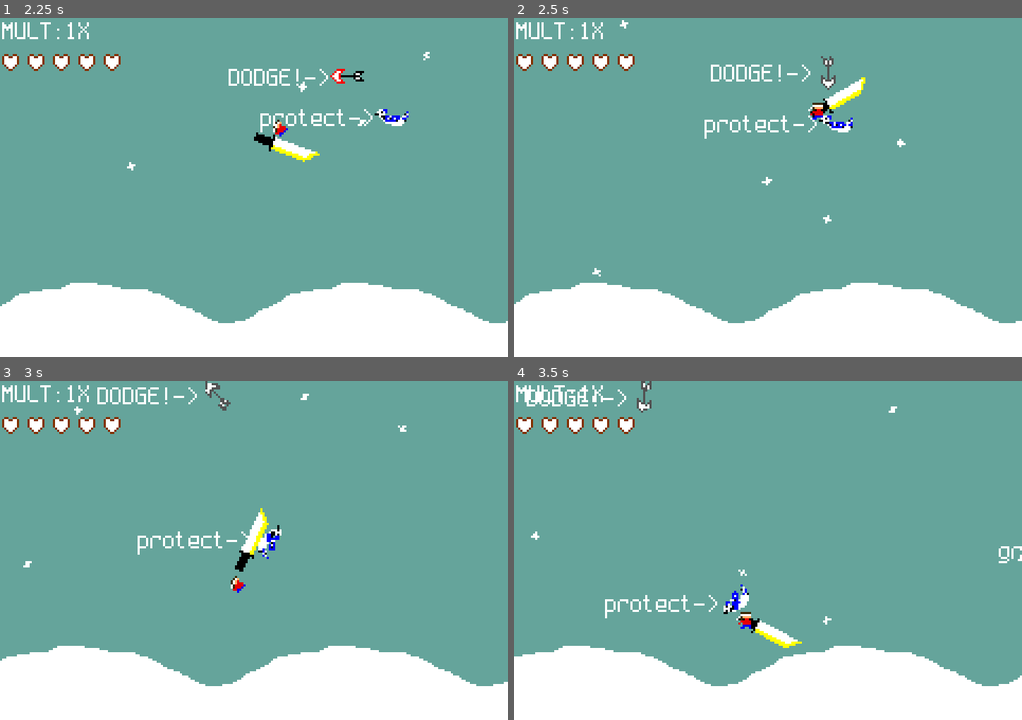
Above: before the commit, frames 1-4 (two rows, left to right).
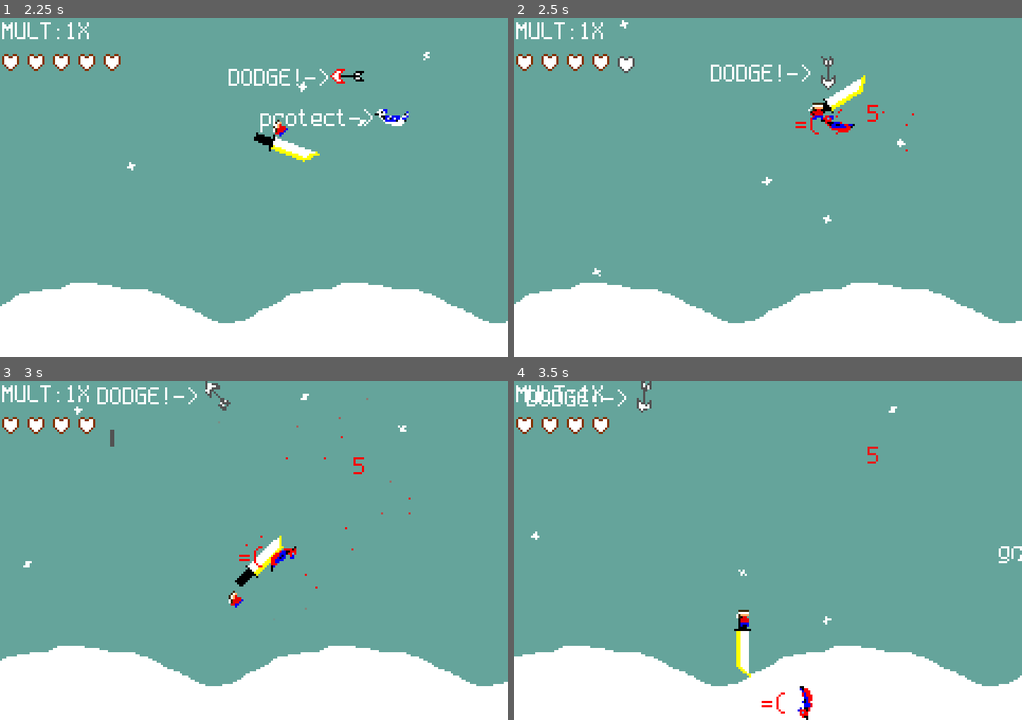
Above: after the commit, the same moments.

Repository: bytomancer/clonq-jam-2026
Game: Godot game, scene res://scn/main.tscn
Same seed, same stepped clock (60 frames per second), same inputs: the game is played once before the commit and once after it. This scene is started directly instead of the project's main scene.
Inputs (mouse positions are in pixels of both pictures, inside the frame that each line leads up to):
- Up to frame 1 (2.25 s): move the mouse to (365, 170) at 0.52 s; move the mouse to (152, 204) at 1.27 s; move the mouse to (304, 112) at 2.02 s
- Up to frame 2 (2.5 s): no input
- Up to frame 3 (3 s): move the mouse to (228, 618) at 2.77 s
- Up to frame 4 (3.5 s): no input

Frame 1 is identical in both runs. In frame 2, 0.7% of the frame differs, in the area x 20-79%, y 10-40%; in frame 3, 1.8%, in the area x 20-81%, y 5-68%; in frame 4, 1.7%.

Commit message:
various stuff

Diff:
--- a/godot/scn/main.tscn
+++ b/godot/scn/main.tscn
@@ -19,6 +19,7 @@
 [ext_resource type="Script" uid="uid://cyv6tkosffc0q" path="res://src/area_to_keep_objects_loaded.gd" id="17_vwxr4"]
 [ext_resource type="Texture2D" uid="uid://b58t5uy85n8a7" path="res://ass/bg_bamboo.png" id="18_xs02v"]
 [ext_resource type="Texture2D" uid="uid://bq7pcsdspwwr3" path="res://ass/snow.png" id="19_nhm61"]
+[ext_resource type="AudioStream" uid="uid://c50tpgod7pubo" path="res://ass/test.wav" id="20_6d0je"]
 
 [sub_resource type="LabelSettings" id="LabelSettings_4r6w6"]
 font = ExtResource("12_x8hhd")
@@ -216,4 +217,8 @@
 angle_min = -233.3
 angle_max = -100.0
 
+[node name="Bgm" type="AudioStreamPlayer" parent="." unique_id=1737411530]
+stream = ExtResource("20_6d0je")
+autoplay = true
+
 [connection signal="body_exited" from="AreaToKeepObjectsLoaded" to="AreaToKeepObjectsLoaded" method="_on_body_exited"]
--- a/godot/src/player.gd
+++ b/godot/src/player.gd
@@ -33,13 +33,15 @@
 	guy_ref.velocity = dir_to_mouse / delta
 	var _collided := guy_ref.move_and_slide()
 
-func _on_slicer_body_entered(body: DamagedBySwordEdge) -> void:
+func _on_slicer_body_entered(body: Node2D) -> void:
+	if !body.is_in_group("damaged_by_sword_edge"):
+		pass
 	var knife_speed := absf(previous_knife_ang_vel)
 	var dmg := knife_speed * self.damage_multiplier
 	if dmg < 1.0:
 		dmg = 1.0
-	var body_cast := body as DamagedBySwordEdge
-	body_cast.damage(dmg)
+	if body.has_method("damage"):
+		body.damage(dmg)
 
 func get_dmg_pt() -> Node2D:
 	return $Knife/DmgNumPt
Not shown, added: godot/ass/test.wav.import
Not shown, added: godot/ass/test.aif
Not shown, added: godot/ass/test.mid
Not shown, added: godot/ass/test.wav
